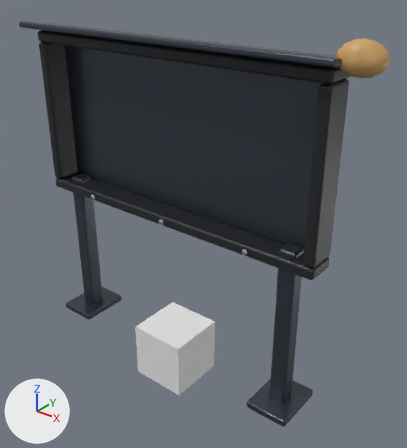
The FBX model art/export/fbx/LedBoard.fbx, before and after one commit.
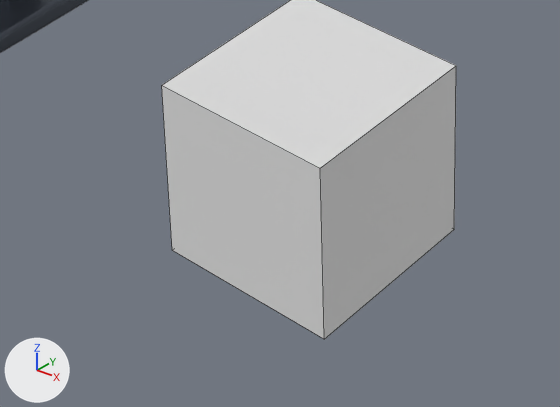
Old and new are each drawn whole from a camera (50 mm lens) standing at (5.54, -6.13, 6.46) and looking at (0.6, 0.05, 2.63) and again close up on the part from 22% to 60% of the width and 68% to 92% of the height. Lighting does not change. The marker at lower left points along +X, +Y and +Z. The older version's two pictures come first. The close-ups show mesh edges as thin lines. Where no turn or scale is listed for an object, it has been applied to the vertices.

Names of what the first close-up shows: 'Body__MetalDark.012', 'Origin__Pivot.018'.
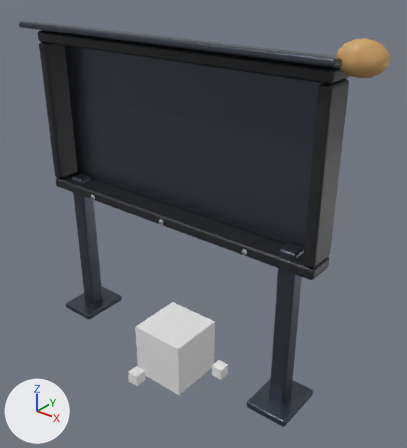
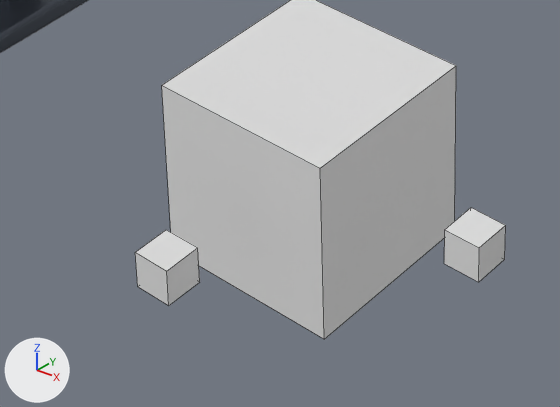
What differs and where, as boxes (x1, y1, x2, y2) in the close-ups (560 x 407 px):
```json
{"object": "Origin__AxisZ", "change": "added", "after": [135, 230, 200, 305]}
{"object": "Origin__AxisX", "change": "added", "after": [444, 208, 505, 282]}
```

The change, as JSON lines over the scene's bpy script:
```json
{"op": "add", "block": "me_origin__axisz", "code": ["me_origin__axisz = bpy.data.meshes.new('Origin__AxisZ')", "me_origin__axisz.from_pydata(...)  # a box spanning x -0.1..0.1, y -0.1..0.1, z -0.1..0.1"]}
{"op": "add", "block": "ob_origin__axisz", "code": ["ob_origin__axisz = bpy.data.objects.new('Origin__AxisZ', me_origin__axisz)", "ob_origin__axisz.location = (0.0, -1.0, 0.0)"]}
{"op": "add", "block": "ob_origin__axisx", "code": ["ob_origin__axisx = bpy.data.objects.new('Origin__AxisX', me_origin__axisz.copy())", "ob_origin__axisx.location = (1.0, 0.0, 0.0)"]}
```
